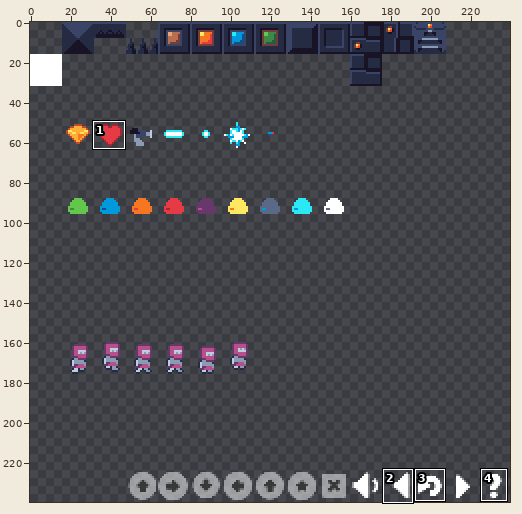
A sprite sheet gets an edit: assets/images/tilemap.png. The first picture is a wide view before the edit; the outline marks the close-up.
Close-up. First the earlier version:
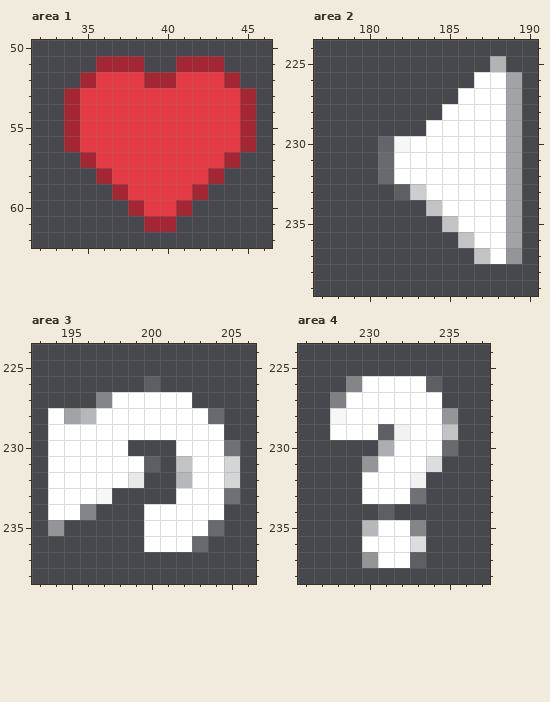
The file is 240x240 pixels. Pixels under 10% opacity are left out. Colours within 5 levels of each other are drawn and written as one. Shown: area 1: x 32..46, y 50..62; area 2: x 177..190, y 224..239; area 3: x 193..206, y 224..238; area 4: x 226..237, y 224..238. The commit also changed other parts of the picture, which this record leaves out.
After the commit:
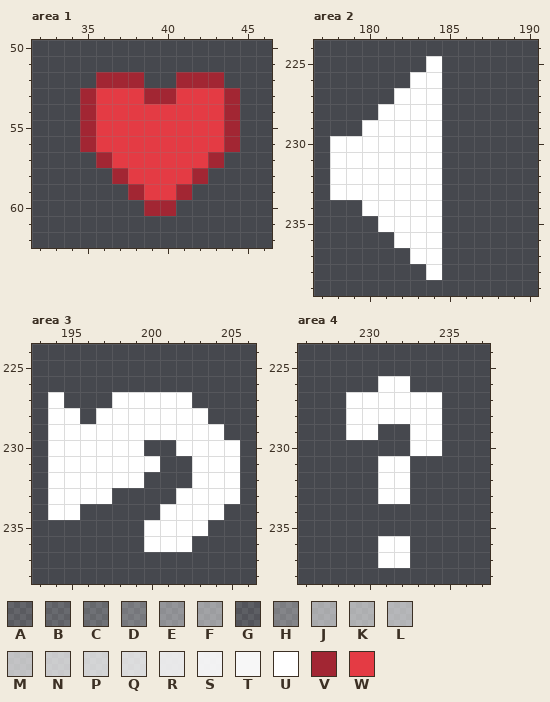
Palette (. is transparent): A #fbfbfb2a  B #fcfcfc30  C #fcfcfc3a  D #fcfcfc4f  E #fdfdfd6d  F #fdfdfd80  G #ffffff20  H #ffffff55  J #ffffff8e  K #ffffff95  L #ffffff9b  M #ffffffac  N #ffffffb9  P #ffffffc4  Q #ffffffcf  R #ffffffe1  S #ffffffed  T #fffffff4  U #ffffff  V #a22633  W #e43b44
Difference:
--- area 1
@@ x 32..46 @@
 50 ...............
-51 ....VVV..VVV...
-52 ...VWWWVVWWWV..
-53 ..VWWWWWWWWWWV.
-54 ..VWWWWWWWWWWV.
-55 ..VWWWWWWWWWWV.
-56 ..VWWWWWWWWWWV.
-57 ...VWWWWWWWWV..
-58 ....VWWWWWWV...
-59 .....VWWWWV....
-60 ......VWWV.....
-61 .......VV......
+51 ...............
+52 ....VVV..VVV...
+53 ...VWWWVVWWWV..
+54 ...VWWWWWWWWV..
+55 ...VWWWWWWWWV..
+56 ...VWWWWWWWWV..
+57 ....VWWWWWWV...
+58 .....VWWWWV....
+59 ......VWWV.....
+60 .......VV......
+61 ...............
 62 ...............
--- area 2
@@ x 177..190 @@
 224 ..............
-225 ...........K..
-226 ..........UUF.
-227 .........UUUF.
-228 ........UUUUF.
-229 .......UUUUUF.
-230 ....ATUUUUUUF.
-231 ....BUUUUUUUF.
-232 ....BUUUUUUUF.
-233 .....GNUUUUUF.
-234 .......MUUUUF.
-235 ........MUUUF.
-236 .........MUUF.
-237 ..........MUE.
-238 ..............
+225 .......U......
+226 ......UU......
+227 .....UUU......
+228 ....UUUU......
+229 ...UUUUU......
+230 .UUUUUUU......
+231 .UUUUUUU......
+232 .UUUUUUU......
+233 .UUUUUUU......
+234 ...UUUUU......
+235 ....UUUU......
+236 .....UUU......
+237 ......UU......
+238 .......U......
 239 ..............
--- area 3
@@ x 193..206 @@
 225 ..............
-226 .......G......
-227 ....HUUUUU....
-228 .UFLUUUUUUUB..
+226 ..............
+227 .U...UUUUU....
+228 .UU.UUUUUUU...
 229 .UUUUUUUUUUU..
-230 .UUUUU...UUUC.
-231 .UUUUUUG.MUUP.
-232 .UUUUUR..LUUP.
-233 .UUUT....UUUC.
-234 .UUH...UUUUU..
-235 .E.....UUUUB..
-236 .......UUUB...
+230 .UUUUUU..UUUU.
+231 .UUUUUUU..UUU.
+232 .UUUUUU...UUU.
+233 .UUUU....UUUU.
+234 .UU.....UUUU..
+235 .......UUUU...
+236 .......UUU....
 237 ..............
--- area 4
@@ x 226..237 @@
 225 ............
-226 ...HUUUUG...
-227 ..DUUUUUU...
-228 ..TUUUUUUE..
-229 ..UUUGSUUM..
-230 .....JUUUB..
-231 ....EUUUQ...
-232 ....UUUS....
-233 ....UUUC....
-234 .....G......
-235 ....LUUH....
-236 ....UUUQ....
-237 ....EUUG....
+226 .....UU.....
+227 ...UUUUUU...
+228 ...UUUUUU...
+229 ...UU..UU...
+230 .......UU...
+231 .....UU.....
+232 .....UU.....
+233 .....UU.....
+234 ............
+235 ............
+236 .....UU.....
+237 .....UU.....
 238 ............
Pixel boxes of the changes (left, top, right, bottom) in both close-ups:
changed: (64, 56, 256, 232)
changed: (330, 56, 522, 280)
changed: (48, 376, 240, 552)
erased: (330, 376, 458, 568)
